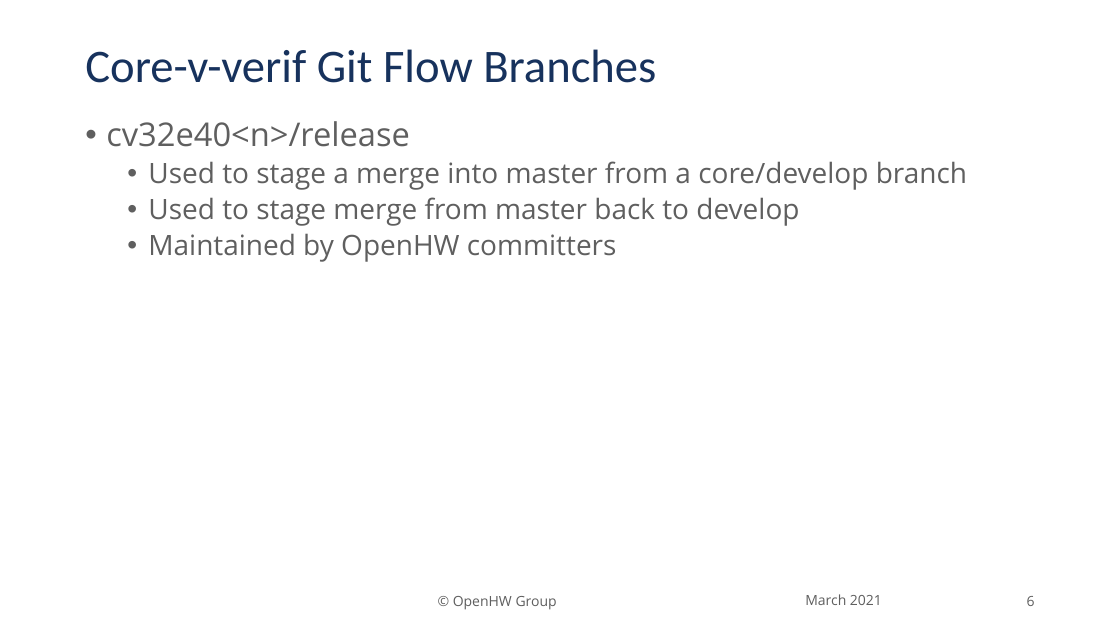
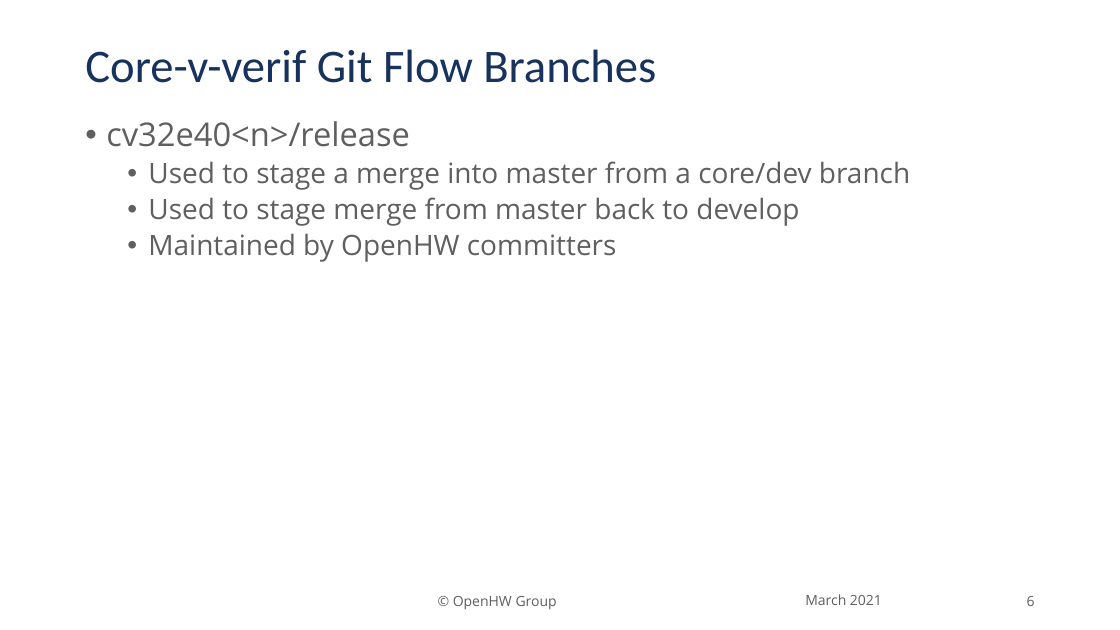
Before and after one commit to openhwgroup/programs, a slide deck: slide 6 of verif/Common/Presentations/20210311-Branches and CIs for core-v-verif.pptx. Drawn at 1120x630 pixels with LibreOffice and Linux fonts; fonts in the diff are those of the drawing; background and template pictures are left out. Boxes give left, top, right and bottom in pixels: in the first picture for what was removed or moved away, otherwise in the second. Text is boxed around its words. In the diff, an @@ line names an element or a change of style, - is before the commit and + after.

Commit message:
update branch and ci presentation with new CIs

```diff
--- a/verif/Common/Presentations/20210311-Branches and CIs for core-v-verif.pptx
+++ b/verif/Common/Presentations/20210311-Branches and CIs for core-v-verif.pptx
@@ text at <box>148,161,910,190</box>: text changed @@
-  • Used to stage a merge into master from a core/develop branch
+  • Used to stage a merge into master from a core/dev branch
```
Also in this commit, not shown: 3 other slides changed.
